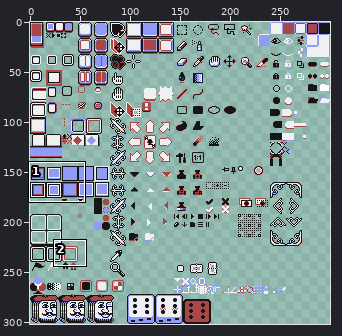
One commit to this sprite sheet: sheet.png. Above, an overview of the earlier version with the close-up marked.
Close-up. Old version:
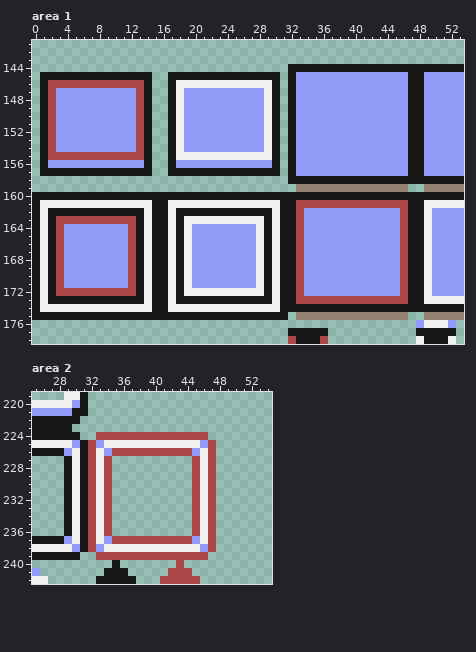
The file is 300x302 pixels. Colours within 5 levels of each other are drawn and written as one. Shown: area 1: x 0..53, y 141..178; area 2: x 25..54, y 219..242. The commit also changed other parts of the picture, which this record leaves out.
The result:
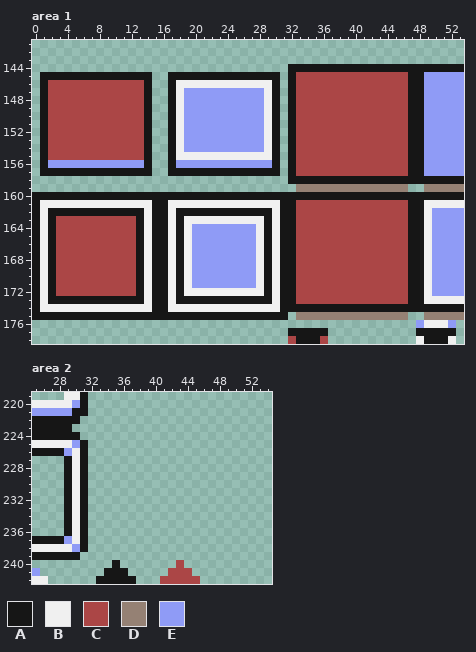
Palette (. is transparent): A #161616  B #f0f0f0  C #ab4646  D #958174  E #8f9bf6
The exact change:
--- area 1
@@ x 0..53 @@
 144 ................................AAAAAAAAAAAAAAAAAAAAAA
-145 .AAAAAAAAAAAAAA..AAAAAAAAAAAAAA.AEEEEEEEEEEEEEEAAEEEEE
-146 .ACCCCCCCCCCCCA..ABBBBBBBBBBBBA.AEEEEEEEEEEEEEEAAEEEEE
-147 .ACEEEEEEEEEECA..ABEEEEEEEEEEBA.AEEEEEEEEEEEEEEAAEEEEE
-148 .ACEEEEEEEEEECA..ABEEEEEEEEEEBA.AEEEEEEEEEEEEEEAAEEEEE
-149 .ACEEEEEEEEEECA..ABEEEEEEEEEEBA.AEEEEEEEEEEEEEEAAEEEEE
-150 .ACEEEEEEEEEECA..ABEEEEEEEEEEBA.AEEEEEEEEEEEEEEAAEEEEE
-151 .ACEEEEEEEEEECA..ABEEEEEEEEEEBA.AEEEEEEEEEEEEEEAAEEEEE
-152 .ACEEEEEEEEEECA..ABEEEEEEEEEEBA.AEEEEEEEEEEEEEEAAEEEEE
-153 .ACEEEEEEEEEECA..ABEEEEEEEEEEBA.AEEEEEEEEEEEEEEAAEEEEE
-154 .ACEEEEEEEEEECA..ABEEEEEEEEEEBA.AEEEEEEEEEEEEEEAAEEEEE
-155 .ACCCCCCCCCCCCA..ABBBBBBBBBBBBA.AEEEEEEEEEEEEEEAAEEEEE
-156 .AEEEEEEEEEEEEA..AEEEEEEEEEEEEA.AEEEEEEEEEEEEEEAAEEEEE
-157 .AAAAAAAAAAAAAA..AAAAAAAAAAAAAA.AEEEEEEEEEEEEEEAAEEEEE
+145 .AAAAAAAAAAAAAA..AAAAAAAAAAAAAA.ACCCCCCCCCCCCCCAAEEEEE
+146 .ACCCCCCCCCCCCA..ABBBBBBBBBBBBA.ACCCCCCCCCCCCCCAAEEEEE
+147 .ACCCCCCCCCCCCA..ABEEEEEEEEEEBA.ACCCCCCCCCCCCCCAAEEEEE
+148 .ACCCCCCCCCCCCA..ABEEEEEEEEEEBA.ACCCCCCCCCCCCCCAAEEEEE
+149 .ACCCCCCCCCCCCA..ABEEEEEEEEEEBA.ACCCCCCCCCCCCCCAAEEEEE
+150 .ACCCCCCCCCCCCA..ABEEEEEEEEEEBA.ACCCCCCCCCCCCCCAAEEEEE
+151 .ACCCCCCCCCCCCA..ABEEEEEEEEEEBA.ACCCCCCCCCCCCCCAAEEEEE
+152 .ACCCCCCCCCCCCA..ABEEEEEEEEEEBA.ACCCCCCCCCCCCCCAAEEEEE
+153 .ACCCCCCCCCCCCA..ABEEEEEEEEEEBA.ACCCCCCCCCCCCCCAAEEEEE
+154 .ACCCCCCCCCCCCA..ABEEEEEEEEEEBA.ACCCCCCCCCCCCCCAAEEEEE
+155 .ACCCCCCCCCCCCA..ABBBBBBBBBBBBA.ACCCCCCCCCCCCCCAAEEEEE
+156 .AEEEEEEEEEEEEA..AEEEEEEEEEEEEA.ACCCCCCCCCCCCCCAAEEEEE
+157 .AAAAAAAAAAAAAA..AAAAAAAAAAAAAA.ACCCCCCCCCCCCCCAAEEEEE
 158 ................................AAAAAAAAAAAAAAAAAAAAAA
@@ x 0..53 @@
 161 ABBBBBBBBBBBBBBAABBBBBBBBBBBBBBAACCCCCCCCCCCCCCAABBBBB
-162 ABAAAAAAAAAAAABAABAAAAAAAAAAAABAACEEEEEEEEEEEECAABEEEE
-163 ABACCCCCCCCCCABAABABBBBBBBBBBABAACEEEEEEEEEEEECAABEEEE
-164 ABACEEEEEEEECABAABABEEEEEEEEBABAACEEEEEEEEEEEECAABEEEE
-165 ABACEEEEEEEECABAABABEEEEEEEEBABAACEEEEEEEEEEEECAABEEEE
-166 ABACEEEEEEEECABAABABEEEEEEEEBABAACEEEEEEEEEEEECAABEEEE
-167 ABACEEEEEEEECABAABABEEEEEEEEBABAACEEEEEEEEEEEECAABEEEE
-168 ABACEEEEEEEECABAABABEEEEEEEEBABAACEEEEEEEEEEEECAABEEEE
-169 ABACEEEEEEEECABAABABEEEEEEEEBABAACEEEEEEEEEEEECAABEEEE
-170 ABACEEEEEEEECABAABABEEEEEEEEBABAACEEEEEEEEEEEECAABEEEE
-171 ABACEEEEEEEECABAABABEEEEEEEEBABAACEEEEEEEEEEEECAABEEEE
-172 ABACCCCCCCCCCABAABABBBBBBBBBBABAACEEEEEEEEEEEECAABEEEE
+162 ABAAAAAAAAAAAABAABAAAAAAAAAAAABAACCCCCCCCCCCCCCAABEEEE
+163 ABACCCCCCCCCCABAABABBBBBBBBBBABAACCCCCCCCCCCCCCAABEEEE
+164 ABACCCCCCCCCCABAABABEEEEEEEEBABAACCCCCCCCCCCCCCAABEEEE
+165 ABACCCCCCCCCCABAABABEEEEEEEEBABAACCCCCCCCCCCCCCAABEEEE
+166 ABACCCCCCCCCCABAABABEEEEEEEEBABAACCCCCCCCCCCCCCAABEEEE
+167 ABACCCCCCCCCCABAABABEEEEEEEEBABAACCCCCCCCCCCCCCAABEEEE
+168 ABACCCCCCCCCCABAABABEEEEEEEEBABAACCCCCCCCCCCCCCAABEEEE
+169 ABACCCCCCCCCCABAABABEEEEEEEEBABAACCCCCCCCCCCCCCAABEEEE
+170 ABACCCCCCCCCCABAABABEEEEEEEEBABAACCCCCCCCCCCCCCAABEEEE
+171 ABACCCCCCCCCCABAABABEEEEEEEEBABAACCCCCCCCCCCCCCAABEEEE
+172 ABACCCCCCCCCCABAABABBBBBBBBBBABAACCCCCCCCCCCCCCAABEEEE
 173 ABAAAAAAAAAAAABAABAAAAAAAAAAAABAACCCCCCCCCCCCCCAABBBBB
--- area 2
@@ x 30..49 @@
 223 ....................
-224 A..CCCCCCCCCCCCCC...
-225 EACEBBBBBBBBBBBBEC..
-226 BACBECCCCCCCCCCEBC..
-227 BACBC..........CBC..
-228 BACBC..........CBC..
-229 BACBC..........CBC..
-230 BACBC..........CBC..
-231 BACBC..........CBC..
-232 BACBC..........CBC..
-233 BACBC..........CBC..
-234 BACBC..........CBC..
-235 BACBC..........CBC..
-236 BACBC..........CBC..
-237 BACBECCCCCCCCCCEBC..
-238 EACEBBBBBBBBBBBBEC..
-239 A..CCCCCCCCCCCCCC...
+224 A...................
+225 EA..................
+226 BA..................
+227 BA..................
+228 BA..................
+229 BA..................
+230 BA..................
+231 BA..................
+232 BA..................
+233 BA..................
+234 BA..................
+235 BA..................
+236 BA..................
+237 BA..................
+238 EA..................
+239 A...................
 240 .....A.......C......
Where, in picture pixels (left, top, right, bottom), the same in both close-ups:
changed: (296, 72, 408, 176)
changed: (56, 88, 136, 152)
changed: (304, 208, 400, 296)
changed: (64, 224, 128, 288)
erased: (88, 432, 216, 560)
